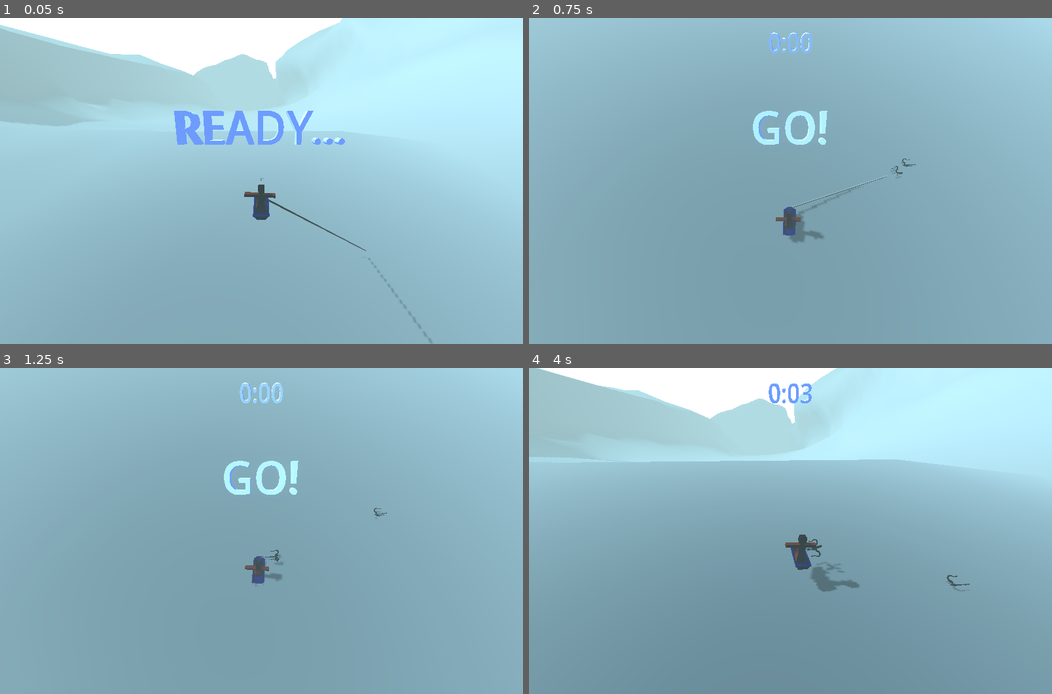
Above: before the commit, frames 1-4 (two rows, left to right).
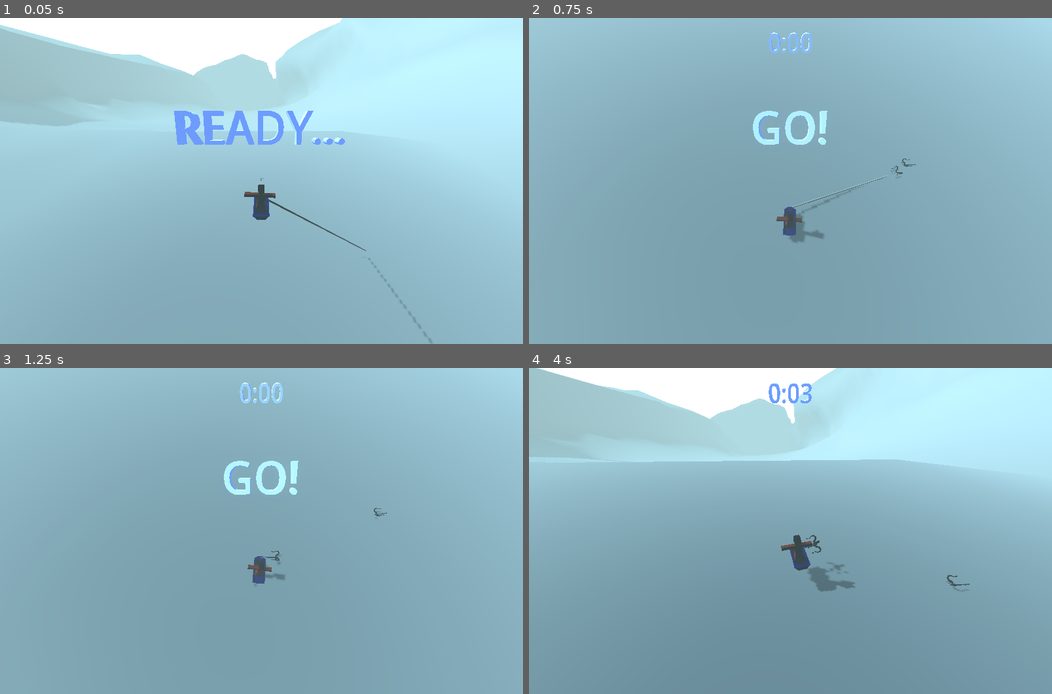
Above: after the commit, the same moments.

Repository: tokkoro/ggj24-sled
Game: Godot game, scene res://tomi_testaa/level_loader_scene.tscn
Same seed, same stepped clock (60 frames per second), same inputs: the game is played once before the commit and once after it.
Inputs (mouse positions are in pixels of both pictures, inside the frame that each line leads up to):
- Up to frame 1 (0.05 s): no input
- Up to frame 2 (0.75 s): move the mouse to (905, 164) at 0.52 s; hold Right (turn_right) from 0.53 s (still down); tap Down (break) at 0.6 s; click (905, 164) at 0.67 s
- Up to frame 3 (1.25 s): keep holding Right (turn_right); tap Space (jump) at 0.77 s
- Up to frame 4 (4 s): move the mouse to (685, 547) at 1.27 s; release Right (turn_right) at 1.28 s; hold Left (turn_left) 1.28-2.03 s; tap Down (break) every 0.75 s from 1.35 to 3.6 s; tap Space (jump) at 1.52, 3.02, 3.77 s; move the mouse to (842, 459) at 2.02 s; hold Right (turn_right) 2.03-2.78 s; move the mouse to (764, 596) at 2.77 s; hold Up (accelerate) 2.78-3.53 s; click (764, 596) at 2.92 s; move the mouse to (947, 579) at 3.52 s; hold Left (turn_left) from 3.53 s (still down)

Frame 1 is identical in both runs. In frame 2, less than 0.1% of the frame differs, in the area x 47-74%, y 4-68%; in frame 3, 0.1%; in frame 4, 0.4%, in the area x 1-84%, y 0-69%.

Commit message:
sled tilt

Diff:
--- a/godot_project/sled/sled.gd
+++ b/godot_project/sled/sled.gd
@@ -44,7 +44,7 @@
 
 	var n = ground_ray_for_normal.get_collision_normal()
 	var xform = align_with_y(sled_mesh.global_transform, n)
-	graphics_up = graphics_up.slerp(xform.basis.y, 10.0 * delta)
+	graphics_up = graphics_up.slerp(xform.basis.y.normalized(), 10.0 * delta)
 	sled_mesh.position = position + sphere_offset
 	sled_mesh.global_basis.y = graphics_up.normalized()
 	sled_mesh.rotation.y = rotation.y
@@ -69,11 +69,10 @@
 			jump_input = jump_power
 		speed_input = Input.get_axis("break", "accelerate") * acceleration
 
+	var t = -turn_input / body_tilt
+	sled_mesh.rotation.z = lerp(sled_mesh.rotation.z, -t * 40, 5.0 * delta)
 	if linear_velocity.length() > turn_stop_limit:
-		var t = -turn_input * linear_velocity.length() / body_tilt
-		apply_torque_impulse(global_basis.y * -t * delta * 100)
-		# tiltti
-		sled_mesh.rotation.z = lerp(sled_mesh.rotation.z, t, 5.0 * delta)
+		apply_torque_impulse(global_basis.y * -t * delta * 100 * max(1.0, linear_velocity.length()))
 
 func align_with_y(xform, new_y):
 	xform.basis.y = new_y
